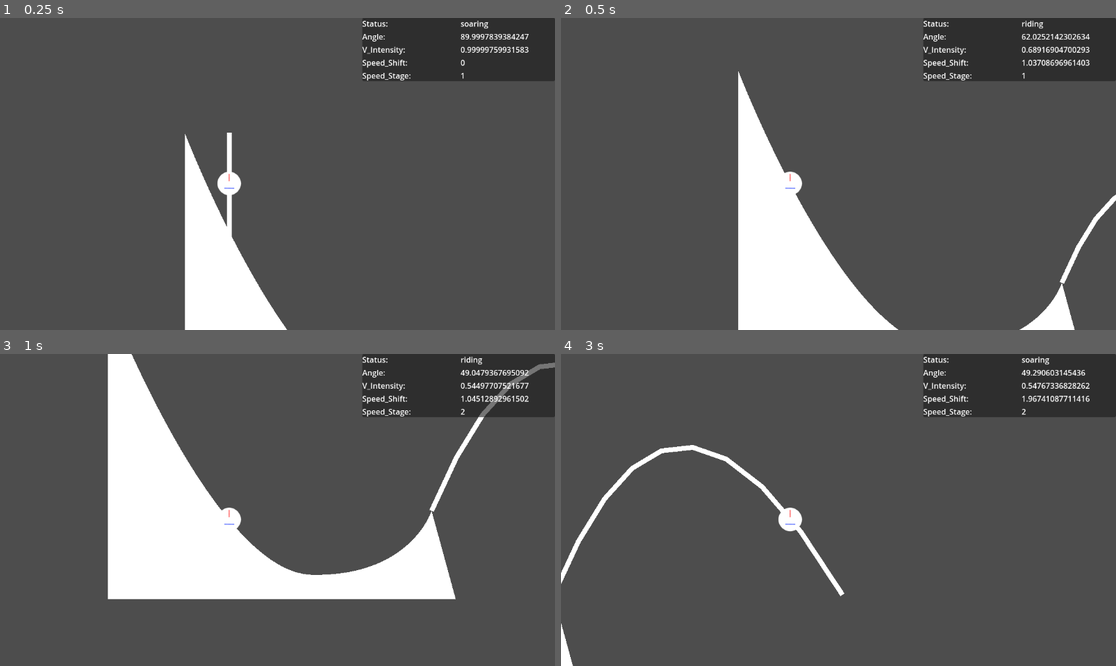
Above: before the commit, frames 1-4 (two rows, left to right).
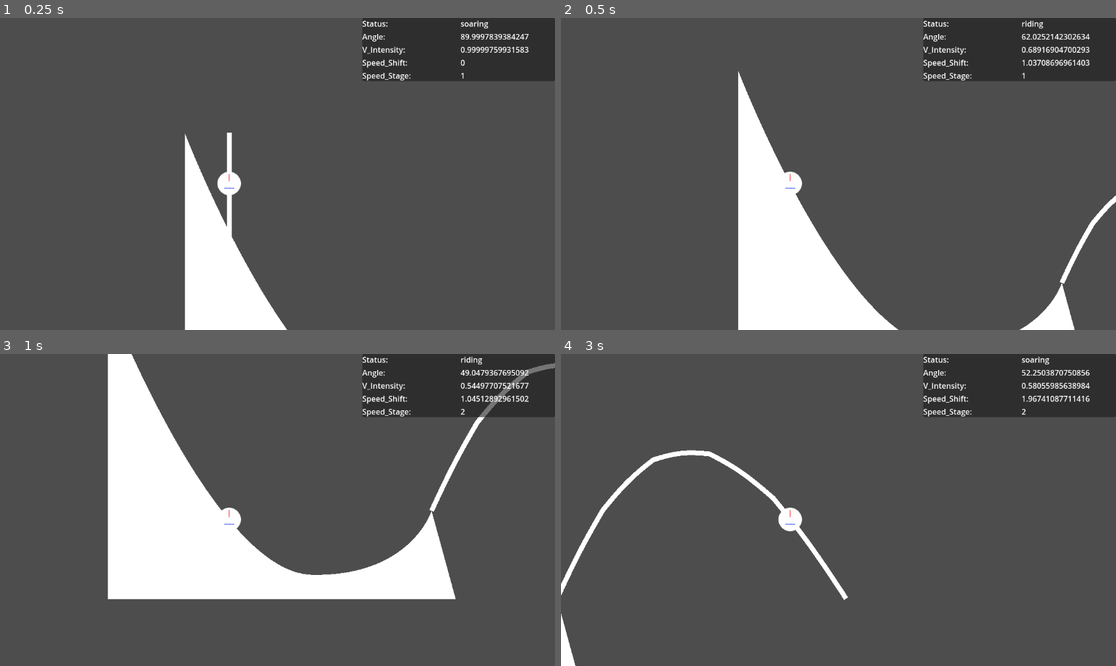
Above: after the commit, the same moments.

Repository: LettucePie/gwj-62-harvest
Game: Godot game, scene res://testing/test_zone.tscn
Two runs of this game, one before a commit and one after it. Both use one fixed random seed, a clock stepped at 60 frames per second and the inputs below.
Inputs:
- Up to frame 1 (0.25 s): no input
- Up to frame 2 (0.5 s): no input
- Up to frame 3 (1 s): tap Enter (ui_accept) at 0.5, 0.77 s; hold Up (ui_up) from 0.53 s (still down)
- Up to frame 4 (3 s): release Up (ui_up) at 1.28 s; hold Down (ui_down) 1.28-2.03 s; tap Enter (ui_accept) at 1.52 s; hold Up (ui_up) from 2.03 s (still down)

Frame 1 is identical in both runs. In frame 2, less than 0.1% of the frame differs, in the area x 91-100%, y 56-84%; in frame 3, 0.1%; in frame 4, 1.8%, in the area x 0-96%, y 5-100%.

Commit message:
Smoothen Soar Curve

Diff:
--- a/gameplay/player_follow.gd
+++ b/gameplay/player_follow.gd
@@ -107,7 +107,6 @@
 	var dir = current_ramp.launch_vector
 	var point_a = current_ramp.get_ramp_final_position() + current_ramp.position
 	var point_d = Vector2(point_a.x + soar, point_a.y)
-
 	var point_b = point_a + (dir * (soar * 0.66))
 	var adjust_angle = dir.angle_to(
 		point_a.direction_to(
@@ -115,13 +114,32 @@
 			)
 		)
 	var point_c = point_b + (dir.rotated(adjust_angle) * (soar * 0.33))
+	var coords = PackedVector2Array()
+	for i in 11:
+		coords.append(
+			point_a.bezier_interpolate(point_b, point_c, point_d, float(i) / 10.0)
+		)
 	var new_arc = Curve2D.new()
-	for i in 10:
-		new_arc.add_point(
-			point_a.bezier_interpolate(point_b, point_c, point_d, float(i) / 9.0),
-			Vector2.ZERO,
-			Vector2.ZERO
-		)
+	var odd = true
+	for c in coords.size():
+		if odd:
+			var center = coords[c]
+			var in_dir = Vector2.ZERO
+			var out_dir = Vector2.ZERO
+			if c == 0 :
+				## Beginning
+				out_dir = center.lerp(coords[c + 1], 0.8) - center
+			elif c == coords.size() - 1:
+				## End
+				in_dir = center.lerp(coords[c - 1], 0.8) - center
+			else:
+				in_dir = center.lerp(coords[c - 1], 0.8) - center
+				out_dir = center.lerp(coords[c + 1], 0.8) - center
+			new_arc.add_point(center, in_dir, out_dir)
+			print(c, "] InDir: ", in_dir, " | OutDir: ", out_dir)
+			odd = false
+		else:
+			odd = true
 	soaring_arc = new_arc
 	emit_signal("launch_curve", new_arc)
 
